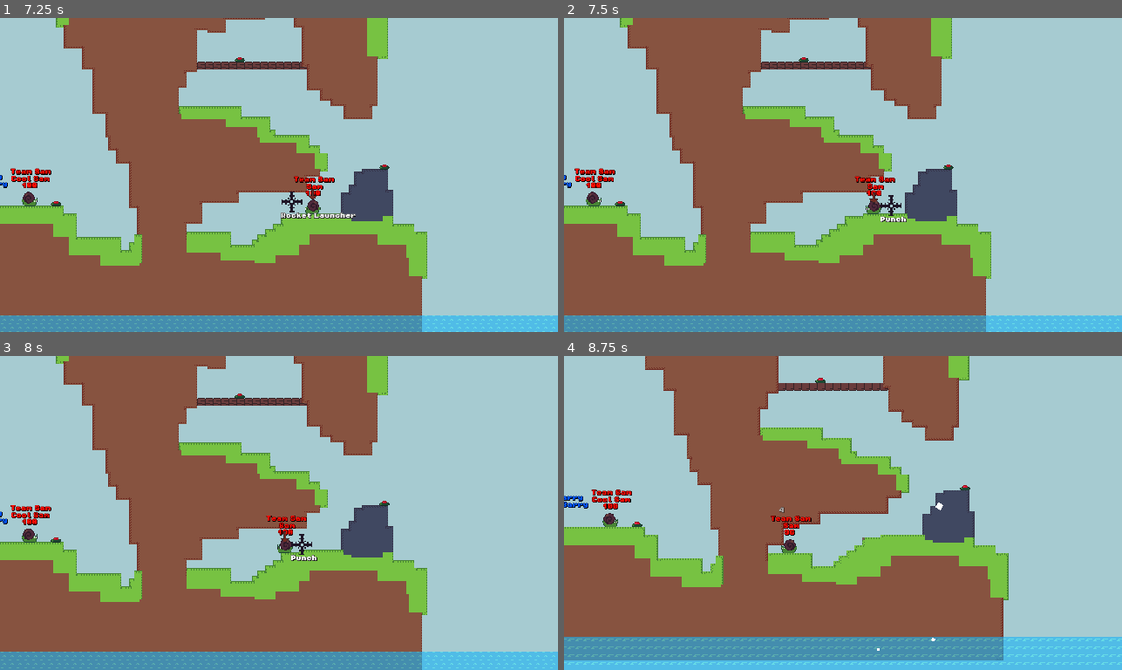
Above: before the commit, frames 1-4 (two rows, left to right).
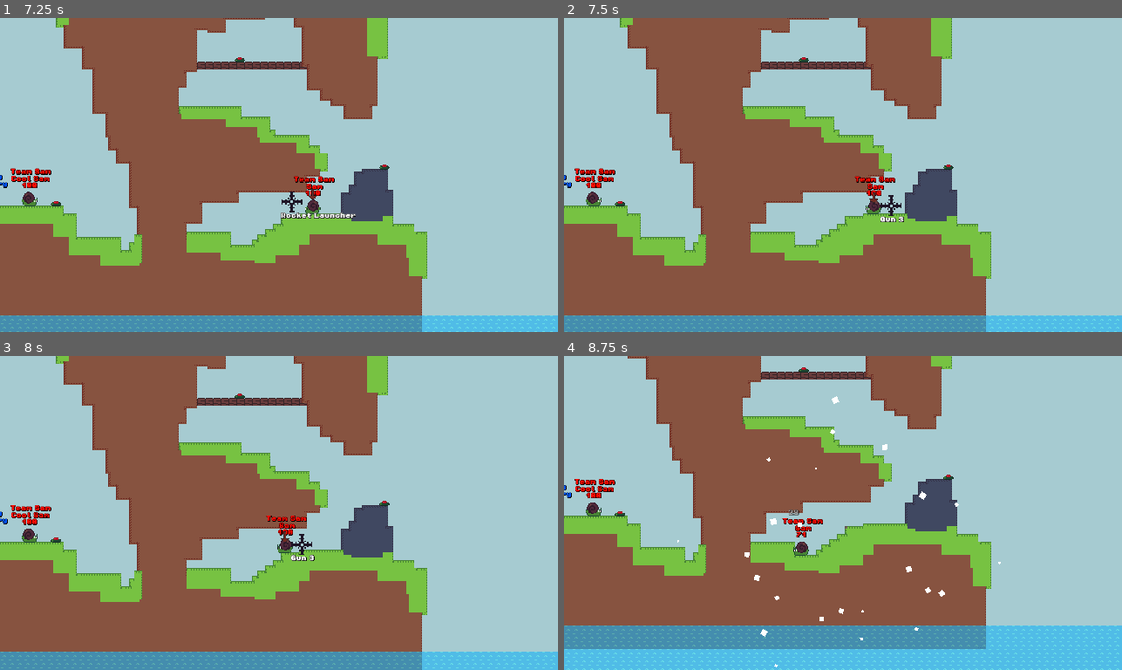
Above: after the commit, the same moments.

Repository: codingbanana21/Snail-Wars
Game: Godot game, scene res://scenes/game.tscn
Two runs of this game, one before a commit and one after it. Both use one fixed random seed, a clock stepped at 60 frames per second and the inputs below.
Inputs (mouse positions are in pixels of both pictures, inside the frame that each line leads up to):
- Up to frame 1 (7.25 s): click "Map 1" at 0.5 s; tap Enter (skip) at 1.25 s; move the mouse to (306, 175) at 1.27 s; hold D (right) 1.28-2.78 s; tap Mouse wheel down (last_weapon) at 1.35, 2.3, 2.85, 3.8, 4.35, 5.3, 5.85, 6.8 s; tap W (jump) at 1.52, 2.27, 3.77, 4.52, 5.27, 6.77 s; move the mouse to (251, 175) at 2.02 s; click (251, 175) at 2.1 s; move the mouse to (290, 168) at 2.77 s; hold A (left) 2.78-3.53 s; move the mouse to (273, 181) at 3.52 s; hold D (right) 3.53-5.03 s; tap Mouse wheel up (next_weapon) at 3.6, 6.6 s; move the mouse to (323, 178) at 4.27 s; move the mouse to (234, 171) at 5.02 s; hold A (left) 5.03-5.78 s; click (234, 171) at 5.1 s; tap Space at 5.75 s; move the mouse to (284, 175) at 5.77 s; hold D (right) 5.78-6.53 s; move the mouse to (256, 168) at 6.52 s; hold A (left) from 6.53 s (still down)
- Up to frame 2 (7.5 s): keep holding A (left); move the mouse to (870, 175) at 7.27 s; tap Mouse wheel down (last_weapon) at 7.35 s
- Up to frame 3 (8 s): keep holding A (left); tap W (jump) at 7.52 s
- Up to frame 4 (8.75 s): move the mouse to (815, 513) at 8.02 s; release A (left) at 8.03 s; hold D (right) from 8.03 s (still down); click (815, 513) at 8.1 s; tap W (jump) at 8.27 s; tap Mouse wheel down (last_weapon) at 8.3 s

Frame 1 is identical in both runs. In frame 2, less than 0.1% of the frame differs, in the area x 56-62%, y 63-65%; in frame 3, less than 0.1%; in frame 4, 25%, in the area x 0-100%, y 0-100%.

Commit message:
Added a new weapon and also fix

Diff:
--- /dev/null
+++ b/projectiles/bullet.tscn
@@ -0,0 +1,14 @@
+[gd_scene format=3 uid="uid://bs2ktoo37b5mc"]
+
+[ext_resource type="PackedScene" uid="uid://cubfm8w8o5obj" path="res://projectiles/projectile.tscn" id="1_4ambd"]
+[ext_resource type="Texture2D" uid="uid://blounwen1686h" path="res://assets/images/bullet.png" id="2_cqswp"]
+
+[node name="Bullet" unique_id=791496552 instance=ExtResource("1_4ambd")]
+damage = 30
+size = 5
+knockback = 400
+speed = 120
+gravity = 0
+
+[node name="Image" parent="." index="0" unique_id=2045045234]
+texture = ExtResource("2_cqswp")
--- a/projectiles/projectile.tscn
+++ b/projectiles/projectile.tscn
@@ -1,7 +1,7 @@
 [gd_scene format=3 uid="uid://cubfm8w8o5obj"]
 
 [ext_resource type="Script" uid="uid://01gbgpgohfiy" path="res://scripts/projectile.gd" id="1_q3m7n"]
-[ext_resource type="Texture2D" uid="uid://5ymlmsygagmv" path="res://assets/images/punch.png" id="2_ighsu"]
+[ext_resource type="Texture2D" uid="uid://b3h4dly8ovb37" path="res://assets/images/rocket.png" id="2_ighsu"]
 
 [sub_resource type="CircleShape2D" id="CircleShape2D_3xfjl"]
 radius = 1.0
--- a/projectiles/punch.tscn
+++ b/projectiles/punch.tscn
@@ -1,9 +1,14 @@
 [gd_scene format=3 uid="uid://bh751jo6u3b80"]
 
 [ext_resource type="PackedScene" uid="uid://cubfm8w8o5obj" path="res://projectiles/projectile.tscn" id="1_58rc5"]
+[ext_resource type="Texture2D" uid="uid://5ymlmsygagmv" path="res://assets/images/punch.png" id="2_n2x71"]
 
 [node name="Punch" unique_id=791496552 instance=ExtResource("1_58rc5")]
 damage = 5
-size = 5
+size = 6
+speed = 120
 gravity = 0
-timer = 0.1
+timer = 0.05
+
+[node name="Image" parent="." index="0" unique_id=2045045234]
+texture = ExtResource("2_n2x71")
--- a/scripts/Mouse.gd
+++ b/scripts/Mouse.gd
@@ -4,7 +4,7 @@
 @onready var shake_timer: Timer = $ShakeTimer
 @onready var camera_2d: Camera2D = $Camera2D
 
-const WEAPONS: Array[String] = ["Rocket Launcher","Grenade","Drill Rocket","Bomb","Air Strike","Drill Strike","TNT","Pumkin Grenade","The Destroyer Of Games","Punch"]
+const WEAPONS: Array[String] = ["Rocket Launcher","Grenade","Drill Rocket","Bomb","Air Strike","Drill Strike","TNT","Pumkin Grenade","The Destroyer Of Games","Punch","Gun"]
 
 var moving: bool = false
 var shake_amount: float = 0.0
--- a/scripts/game.gd
+++ b/scripts/game.gd
@@ -21,13 +21,13 @@
 
 func load_map(level: int = 1):
 	if int(weapons_h_slider.value) == 1:
-		Globals.teams_weapons = [[-1,-1,2,4,1,1,1,1,0,-1]]
+		Globals.teams_weapons = [[-1,-1,2,4,1,1,1,1,0,-1,3]]
 	elif int(weapons_h_slider.value) == 2:
-		Globals.teams_weapons = [[-1,-1,-1,-1,-1,-1,-1,-1,-1,-1]]
+		Globals.teams_weapons = [[-1,-1,-1,-1,-1,-1,-1,-1,-1,-1,-1]]
 	elif int(weapons_h_slider.value) == 3:
-		Globals.teams_weapons = [[1,1,1,1,1,1,1,1,1,1]]
+		Globals.teams_weapons = [[1,1,1,1,1,1,1,1,1,1,1]]
 	elif int(weapons_h_slider.value) == 4:
-		Globals.teams_weapons = [[-1,-1,0,0,0,0,0,0,0,-1]]
+		Globals.teams_weapons = [[-1,-1,0,0,0,0,0,0,0,-1,0]]
 
 	for i in range(Globals.number_of_teams-1):
 		Globals.teams_weapons.append([])
--- a/scripts/player.gd
+++ b/scripts/player.gd
@@ -20,7 +20,7 @@
 const SPEED: int = 4
 const JUMP: Vector2 = Vector2(90, -300)
 const PLAYER_GRAVITY: int = 30
-const WEAPONS: Array[String] = ["rocket","grenade","drill","bomb","air_strike","drill_strike","tnt","pumkin_grenade","destroyer_of_games","punch"]
+const WEAPONS: Array[String] = ["rocket","grenade","drill","bomb","air_strike","drill_strike","tnt","pumkin_grenade","destroyer_of_games","punch","bullet"]
 const NAMES: Array[String] = ["","Good", "Bad", "Cool", "Best", "Dumb", "Not", "Dead", "Red", "Blue", "Green"]
 
 var projectile_speed: float = 0.0
@@ -83,9 +83,9 @@
 			if Input.is_action_just_pressed("last_weapon"):
 				weapon -= 1
 				if weapon < 0:
-					weapon = 9
+					weapon = 10
 
-			weapon %= 10
+			weapon %= 11
 			Mouse.weapon_left = Globals.teams_weapons[team_number][weapon]
 			Mouse.weapon = weapon
 
Binary file added: assets/images/bullet.png
Not shown, added: assets/images/bullet.png.import
